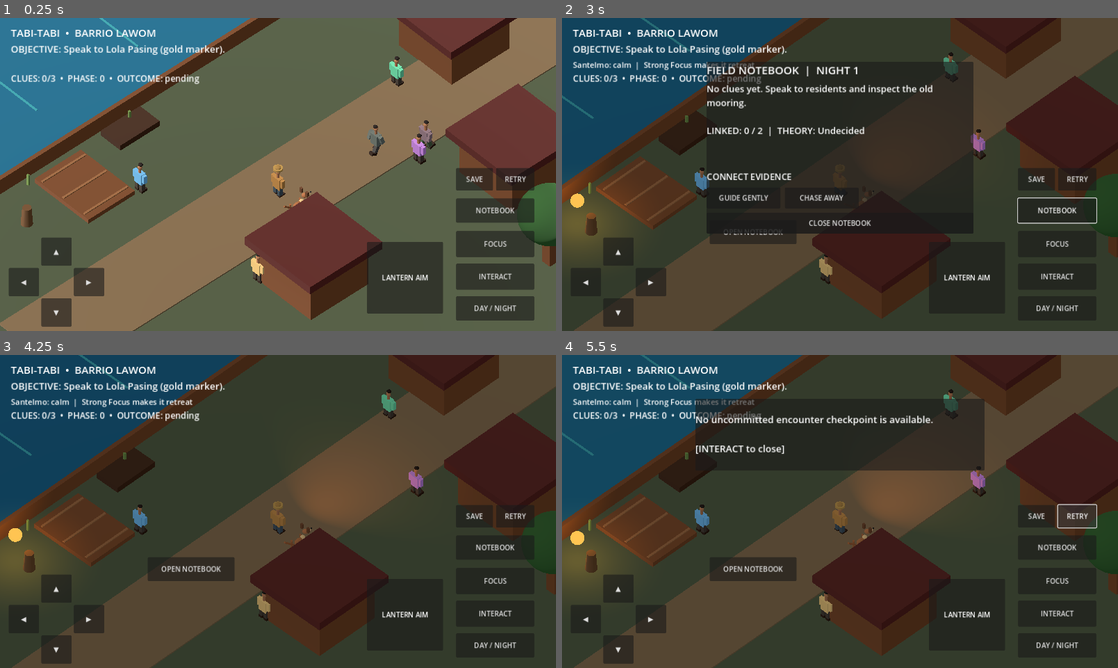
Above: before the commit, frames 1-4 (two rows, left to right).
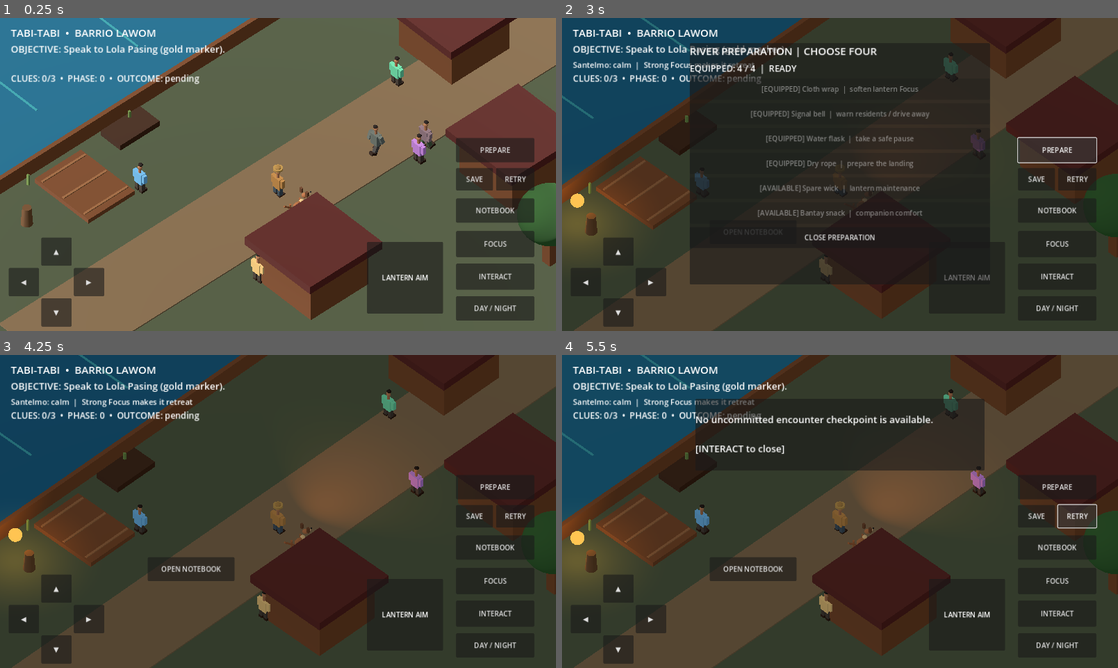
Above: after the commit, the same moments.

Repository: LokiJ07/Tabi-tabi
Game: Godot game, scene res://scenes/main.tscn
The game is run twice, just before and just after one commit, with the same random seed, the same clock (stepped at 60 frames per second) and the same inputs.
Inputs (mouse positions are in pixels of both pictures, inside the frame that each line leads up to):
- Up to frame 1 (0.25 s): no input
- Up to frame 2 (3 s): click "INTERACT" at 0.5 s; click "DAY / NIGHT" at 1.25 s; click "NOTEBOOK" at 2 s; click (1056, 149) at 2.75 s, where only the run after the commit has a clickable "PREPARE"
- Up to frame 3 (4.25 s): click "OPEN NOTEBOOK" at 3.5 s
- Up to frame 4 (5.5 s): click "RETRY" at 4.25 s; click "RETRY" at 5 s

The runs differ from the first frame. In frame 1, 1.1% of the frame differs, in the area x 82-97%, y 38-47%; in frame 2, 12%, in the area x 23-97%, y 8-86%; in frame 3, 0.3%; in frame 4, 0.3%.

Commit message:
feat(night1): four-slot supplies, responsive morning witnesses and regression tests

Diff:
--- /dev/null
+++ b/scripts/items/night01_inventory.gd
@@ -0,0 +1,66 @@
+extends RefCounted
+## Night 1 equipment selection. Four active slots; no RNG, purchase or account.
+const CAPACITY := 4
+const ITEMS := ["cloth_wrap", "signal_bell", "water_flask", "rope", "spare_wick", "dog_treat"]
+const NAMES := {
+	"cloth_wrap": "Cloth wrap  |  soften lantern Focus",
+	"signal_bell": "Signal bell  |  warn residents / drive away",
+	"water_flask": "Water flask  |  take a safe pause",
+	"rope": "Dry rope  |  prepare the landing",
+	"spare_wick": "Spare wick  |  lantern maintenance",
+	"dog_treat": "Bantay snack  |  companion comfort"
+}
+var selected: Array[String] = ["cloth_wrap", "signal_bell", "water_flask", "rope"]
+var used: Dictionary = {}
+
+func is_ready() -> bool:
+	return selected.size() == CAPACITY
+
+func has(id: String) -> bool:
+	return selected.has(id)
+
+func toggle(id: String) -> bool:
+	if not ITEMS.has(id):
+		return false
+	if selected.has(id):
+		selected.erase(id)
+		used.erase(id)
+		return true
+	if selected.size() >= CAPACITY:
+		return false
+	selected.append(id)
+	return true
+
+func consume(id: String) -> bool:
+	if not has(id) or used.has(id):
+		return false
+	used[id] = true
+	return true
+
+func is_used(id: String) -> bool:
+	return used.has(id)
+
+func to_dict() -> Dictionary:
+	return {"selected": selected.duplicate(), "used": used.duplicate(true)}
+
+func from_dict(raw: Variant) -> bool:
+	if typeof(raw) != TYPE_DICTIONARY:
+		return false
+	var raw_selected: Variant = raw.get("selected", [])
+	if typeof(raw_selected) != TYPE_ARRAY:
+		return false
+	var clean: Array[String] = []
+	for item in raw_selected:
+		if typeof(item) != TYPE_STRING or not ITEMS.has(item) or clean.has(item):
+			continue
+		if clean.size() >= CAPACITY:
+			break
+		clean.append(item)
+	selected = clean
+	used = {}
+	var previous: Variant = raw.get("used", {})
+	if typeof(previous) == TYPE_DICTIONARY:
+		for id in selected:
+			if previous.get(id, false) == true:
+				used[id] = true
+	return true
--- a/scripts/main.gd
+++ b/scripts/main.gd
@@ -44,6 +44,9 @@
 var objective: Label
 var dialogue: PanelContainer
 var dialogue_text: Label
+var prep_panel: PanelContainer
+var prep_summary: Label
+var prep_buttons: Dictionary = {}
 var notebook_panel: PanelContainer
 var notebook_body: Label
 var notebook_guide: Button
@@ -137,6 +140,7 @@
 	if event.is_action_pressed("ui_cancel"):
 		_close_dialogue()
 		_close_notebook()
+		_close_prep()
 
 
 func _create_world() -> void:
@@ -403,6 +407,7 @@
 	_make_button(root, "INTERACT", Vector2(1050, 565), Vector2(180, 60), _interact, func(): pass)
 	_make_button(root, "DAY / NIGHT", Vector2(1050, 640), Vector2(180, 56), _toggle_night, func(): pass)
 	_make_button(root, "NOTEBOOK", Vector2(1050, 415), Vector2(180, 56), _open_notebook, func(): pass)
+	_make_button(root, "PREPARE", Vector2(1050, 276), Vector2(180, 56), _open_prep, func(): pass)
 	_make_button(root, "SAVE", Vector2(1050, 345), Vector2(85, 52), _save_story, func(): pass)
 	_make_button(root, "RETRY", Vector2(1142, 345), Vector2(88, 52), _retry_story, func(): pass)
 	interact_hint = Label.new()
@@ -510,6 +515,37 @@
 	close_button.pressed.connect(_close_notebook)
 	stack.add_child(close_button)
 	notebook_panel.hide()
+	# Four active equipment slots, persisted with Night 1 state.
+	prep_panel = PanelContainer.new()
+	prep_panel.anchor_left = 0.23
+	prep_panel.anchor_right = 0.77
+	prep_panel.anchor_top = 0.08
+	prep_panel.anchor_bottom = 0.08
+	prep_panel.offset_bottom = 555
+	root.add_child(prep_panel)
+	var kit_stack := VBoxContainer.new()
+	kit_stack.add_theme_constant_override("separation", 8)
+	prep_panel.add_child(kit_stack)
+	var kit_title := Label.new()
+	kit_title.text = "RIVER PREPARATION | CHOOSE FOUR"
+	kit_title.add_theme_font_size_override("font_size", 24)
+	kit_stack.add_child(kit_title)
+	prep_summary = Label.new()
+	prep_summary.add_theme_font_size_override("font_size", 20)
+	kit_stack.add_child(prep_summary)
+	for item in story.kit.ITEMS:
+		var item_id: String = item
+		var item_button := Button.new()
+		item_button.custom_minimum_size = Vector2(360, 49)
+		item_button.pressed.connect(func(): _toggle_kit_item(item_id))
+		prep_buttons[item_id] = item_button
+		kit_stack.add_child(item_button)
+	var kit_close := Button.new()
+	kit_close.text = "CLOSE PREPARATION"
+	kit_close.custom_minimum_size = Vector2(260, 48)
+	kit_close.pressed.connect(_close_prep)
+	kit_stack.add_child(kit_close)
+	prep_panel.hide()
 
 
 func _make_button(parent: Control, title: String, pos: Vector2, size: Vector2, down: Callable, up: Callable) -> void:
@@ -566,13 +602,16 @@
 func _update_interact_hint() -> void:
 	if interact_hint == null:
 		return
-	if dialogue.visible or notebook_panel.visible:
+	if dialogue.visible or notebook_panel.visible or prep_panel.visible:
 		interact_hint.text = ""
 		return
 	interact_hint.text = Nearby.caption(_nearby_target())
 
 
 func _interact() -> void:
+	if prep_panel.visible:
+		_close_prep()
+		return
 	if notebook_panel.visible:
 		_close_notebook()
 		return
@@ -614,6 +653,7 @@
 
 func _show_dialogue(value: String) -> void:
 	_close_notebook()
+	_close_prep()
 	dialogue_text.text = value + "\n\n[INTERACT to close]"
 	dialogue.show()
 
@@ -623,6 +663,10 @@
 
 
 func _toggle_night() -> void:
+	if not is_night and not story.kit.is_ready():
+		_open_prep()
+		return
+	_close_prep()
 	if story.outcome != "":
 		_show_dialogue("The next morning has begun. Your outcome is already committed; no repeat rewards.")
 		return
@@ -656,7 +700,7 @@
 	elif story.outcome != "":
 		objective.text = "MORNING AFTER: " + story.outcome.to_upper() + " — state saved."
 	elif not is_night:
-		objective.text = "Inspect mooring and speak to Mara, then begin night when ready."
+		objective.text = "Meet Mara, prepare four items, then choose the night."
 	elif story.phase == 0:
 		objective.text = "Collect 3 clues, link evidence pairs in NOTEBOOK, then BEGIN."
 	elif story.phase == 1:
@@ -678,11 +722,11 @@
 	elif story.phase == 0:
 		names = ["BEGIN" if story.can_begin() else "OPEN NOTEBOOK", "", ""]
 	elif story.phase == 1:
-		names = ["OBSERVE", "", "RETREAT"]
+		names = ["OBSERVE", "SHADE LAMP" if story.kit.has("cloth_wrap") and not story.kit.is_used("cloth_wrap") else "", "RETREAT"]
 	elif story.phase == 2:
 		names = ["INSPECT LIGHT", "HINT", "RETREAT"]
 	elif story.phase == 3:
-		names = ["REMEMBER", "DRIVE AWAY", "RETREAT"]
+		names = ["REMEMBER", "DRIVE AWAY" if story.kit.has("signal_bell") else "NEED BELL", "RETREAT"]
 	else:
 		names = ["", "", ""]
 	for i in range(choice_buttons.size()):
@@ -704,6 +748,11 @@
 	elif story.phase == 1:
 		if index == 2:
 			_commit_night("partial")
+		elif index == 1 and story.shade_lantern():
+			if santelmo != null:
+				santelmo.alarm = story.alarm
+			_show_dialogue("Cloth softens the lantern beam. The light settles. One cloth wrap used.")
+			_save_story_silent()
 		elif index == 0:
 			if story.advance_observation():
 				_save_story_silent()
@@ -730,7 +779,10 @@
 		if index == 0:
 			_commit_night("resolve")
 		elif index == 1:
-			_commit_night("drive_away")
+			if story.kit.has("signal_bell"):
+				_commit_night("drive_away")
+			else:
+				_show_dialogue("No warning bell is prepared. Choose remembrance or return safely.")
 		elif index == 2:
 			_commit_night("partial")
 	if santelmo != null:
@@ -767,7 +819,36 @@
 	_save_story_silent()
 
 
+func _open_prep() -> void:
+	_close_dialogue()
+	_close_notebook()
+	prep_panel.show()
+	_refresh_prep()
+
+
+func _close_prep() -> void:
+	if prep_panel != null:
+		prep_panel.hide()
+
+
+func _refresh_prep() -> void:
+	prep_summary.text = "EQUIPPED: %d / 4  |  %s" % [story.kit.selected.size(), "READY" if story.kit.is_ready() else "SELECT FOUR"]
+	for id in story.kit.ITEMS:
+		var item_button: Button = prep_buttons[id]
+		item_button.text = ("[EQUIPPED] " if story.kit.has(id) else "[AVAILABLE] ") + str(story.kit.NAMES[id])
+		item_button.disabled = is_night or story.phase > 0 or story.outcome != ""
+
+
+func _toggle_kit_item(id: String) -> void:
+	if is_night or story.phase > 0 or story.outcome != "":
+		return
+	if story.kit.toggle(id):
+		_save_story_silent()
+	_refresh_prep()
+
+
 func _open_notebook() -> void:
+	_close_prep()
 	if notebook_panel.visible:
 		_close_notebook()
 		return
--- a/scripts/narrative/night01_dialogue.gd
+++ b/scripts/narrative/night01_dialogue.gd
@@ -12,10 +12,18 @@
 				return "LOLA PASING: Nakakuha ka sa tulo ka timailhan. Dili tanan kahayag peligro. Pangutan-a ang imong nahibaloan, dili ang imong kahadlok."
 			return "LOLA PASING: Ayaw una isulat ang imong gituohan. Paminaw sa, dayon pangita og pamatuod."
 		"DADO":
+			if story.outcome == "resolve":
+				return "TATAY DADO: Wala na siya nibalik. Dili ko malimot sa imong gibuhat. Ang karaang mooring dili na pareho kagabii."
+			if story.outcome == "drive_away":
+				return "TATAY DADO: Luwas na ang landing, pero murag bugnaw gihapon ang daang mooring. Bantayan nato."
+			if story.outcome == "partial":
+				return "TATAY DADO: Salamat nga niuli ka nga luwas. Naa pa tay panahon sa pagpaminaw ug pagsusi."
 			if revisiting:
 				return "TATAY DADO: Mao ra ang akong nakita: mosibog ang kahayag kon tutokan. Wala ko kahibalo kon unsa gyud siya."
 			return "TATAY DADO: Gamay nga kahayag. Kung akong tutokan, mosibog. Kung molingi ko, murag naghulat."
 		"SABEL":
+			if story.outcome != "":
+				return "ALING SABEL: Ang suba adunay iyang mga istorya. Ayaw lang kalimot nga ang mga pangalan sa tawo adunay pamilya nga buhi pa."
 			if story.seen_people.has("privacy_agreed"):
 				return "ALING SABEL: Salamat. Ang istorya sa pamilya kinahanglan dili himuong tsismis."
 			return "ALING SABEL: Usa ka boatman si Mang Celso. Ayaw ipakaylap ang mga detalye sa iyang pamilya. Ang respeto dili baligya."
--- a/scripts/narrative/night01_state.gd
+++ b/scripts/narrative/night01_state.gd
@@ -1,10 +1,12 @@
 extends RefCounted
+const NightKit = preload("res://scripts/items/night01_inventory.gd")
 ## Night 1 canonical outcome / evidence model.
 ## No scene nodes, UI or mutable global autoload dependencies.
 
 const REQUIRED := ["light_retreat", "old_mooring", "boatman_name"]
 const RESULTS := ["resolve", "drive_away", "partial"]
 var clues: Dictionary = {}
+var kit = NightKit.new()
 var evidence_links: Dictionary = {}
 var hypothesis := ""
 var phase := 0
@@ -57,7 +59,7 @@
 
 
 func can_begin() -> bool:
-	return outcome == "" and phase == 0 and has_complete_evidence() and has_linked_evidence()
+	return outcome == "" and phase == 0 and has_complete_evidence() and has_linked_evidence() and kit.is_ready()
 
 
 func begin() -> bool:
@@ -91,11 +93,20 @@
 
 
 func commit_result(result: String) -> bool:
+	if result == "drive_away" and not kit.has("signal_bell"):
+		return false
 	if phase != 3 or outcome != "" or not RESULTS.has(result):
 		return false
 	outcome = result
 	committed_events["n1_santelmo_" + result] = true
 	phase = 4
+	return true
+
+
+func shade_lantern() -> bool:
+	if phase != 1 or outcome != "" or not kit.consume("cloth_wrap"):
+		return false
+	alarm = maxf(0.0, alarm - 0.34)
 	return true
 
 
@@ -121,6 +132,7 @@
 	return {
 		"schema": 1,
 		"clues": clues.duplicate(true),
+		"kit": kit.to_dict(),
 		"evidence_links": evidence_links.duplicate(true),
 		"hypothesis": hypothesis,
 		"phase": phase,
@@ -156,6 +168,11 @@
 			evidence_links["light_mooring"] = true
 		if raw_links.get("ledger_mooring", false) == true and clues.has("old_mooring") and clues.has("boatman_name"):
 			evidence_links["ledger_mooring"] = true
+	# Older save files did not have inventory; defaults allow a safe upgrade.
+	kit = NightKit.new()
+	if raw.has("kit"):
+		if not kit.from_dict(raw.get("kit")):
+			return false
 	hypothesis = str(raw.get("hypothesis", ""))
 	phase = restored_phase
 	outcome = restored_result
--- /dev/null
+++ b/tests/night01_inventory_test.gd
@@ -0,0 +1,31 @@
+extends SceneTree
+const Kit = preload("res://scripts/items/night01_inventory.gd")
+var fails := 0
+func _initialize() -> void:
+	call_deferred("_run")
+func check(ok: bool, message: String) -> void:
+	if not ok:
+		fails += 1
+		printerr("Kit failure: " + message)
+func _run() -> void:
+	var kit = Kit.new()
+	check(kit.is_ready(), "four equipment defaults")
+	check(kit.has("signal_bell"), "defensive item available in default kit")
+	check(not kit.toggle("invented_item"), "unknown item refused")
+	check(not kit.toggle("spare_wick"), "no fifth slot")
+	check(kit.toggle("rope"), "remove equipped item")
+	check(not kit.is_ready(), "three slots not prepared")
+	check(kit.toggle("dog_treat"), "new choice fits empty slot")
+	check(kit.is_ready(), "four slots restored")
+	check(kit.consume("cloth_wrap"), "first legitimate use")
+	check(not kit.consume("cloth_wrap"), "no repeated use")
+	check(not kit.consume("rope"), "cannot use unequipped item")
+	var persisted = Kit.new()
+	check(persisted.from_dict(kit.to_dict()), "load valid save")
+	check(persisted.has("dog_treat") and not persisted.has("rope"), "selection persists")
+	check(persisted.is_used("cloth_wrap"), "use tracked across reload")
+	check(persisted.from_dict({"selected": ["signal_bell", "signal_bell", "foreign", "cloth_wrap"], "used": {"foreign": true}}), "legacy or invalid entries sanitized")
+	check(persisted.selected.size() == 2, "dedupe and filter")
+	check(not persisted.from_dict({"selected": "bad"}), "invalid selection rejected")
+	print("Night 1 equipment tests: ", "PASS" if fails == 0 else str(fails) + " failures")
+	quit(0 if fails == 0 else 1)
--- a/tests/night01_state_test.gd
+++ b/tests/night01_state_test.gd
@@ -36,6 +36,8 @@
 	check(not m.begin(), "cannot start twice")
 	m.alarm = 0.8
 	check(not m.advance_observation(), "high alarm blocks approach")
+	check(m.shade_lantern(), "cloth can calm the first encounter")
+	check(not m.shade_lantern(), "cloth is not infinite")
 	m.alarm = 0.2
 	check(m.advance_observation(), "calm observation advances")
 	check(not m.choose_reflection("false_mirror"), "false reflection deterministic")
@@ -60,6 +62,7 @@
 	check(restored.from_dict(m.to_dict()), "restore save")
 	check(restored.outcome == "resolve", "saved outcome persists")
 	check(restored.has_linked_evidence(), "linked clues survive save and load")
+	check(restored.kit.is_used("cloth_wrap"), "used supplies persist")
 	check(restored.committed_events.size() == 1, "no duplicate events")
 	check(not restored.commit_result("partial"), "cannot duplicate outcome after load")
 	var second = NightModel.new()
@@ -80,5 +83,24 @@
 	third.choose_reflection("current_aligned")
 	check(third.commit_result("drive_away"), "drive away available")
 	check(not third.from_dict({"schema": 42}), "reject incompatible schema")
+	var alternative = NightModel.new()
+	for clue in NightModel.REQUIRED:
+		alternative.observe_clue(clue)
+	alternative.link_evidence("light_mooring")
+	alternative.link_evidence("ledger_mooring")
+	check(alternative.kit.toggle("signal_bell"), "can remove warning bell before night")
+	check(not alternative.can_begin(), "cannot begin with 3 of 4 supplies")
+	check(alternative.kit.toggle("dog_treat"), "substitute equipment restores four")
+	check(alternative.can_begin(), "alternate loadout may begin")
+	alternative.begin()
+	alternative.advance_observation()
+	alternative.choose_reflection("current_aligned")
+	check(not alternative.commit_result("drive_away"), "bell needed to choose drive away")
+	check(alternative.commit_result("resolve"), "alternate loadout still allows nonviolent resolve")
+	var old_save: Dictionary = snapshot.to_dict()
+	old_save.erase("kit")
+	var legacy = NightModel.new()
+	check(legacy.from_dict(old_save), "older save without kit supported")
+	check(legacy.kit.is_ready(), "safe default kit on migration")
 	print("Night 1 model tests: ", "PASS" if failures == 0 else str(failures) + " failures")
 	quit(0 if failures == 0 else 1)
Not shown, added: docs/G3_PREPARATION_AND_MORNING.md
